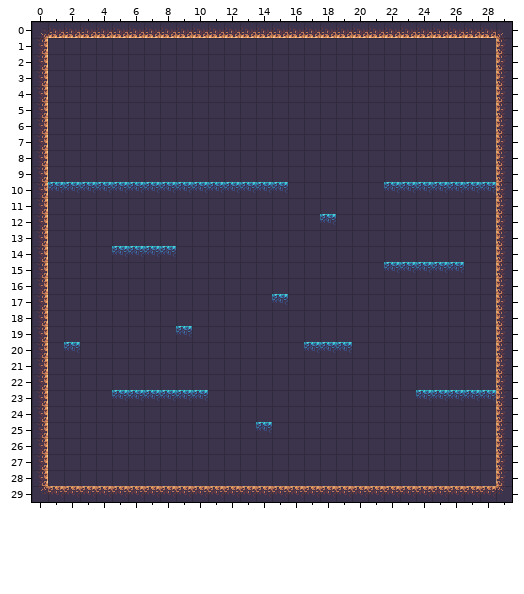
Tiled map (JSON), stored at src/assets/tilemaps/boss_testing.json. Above, as it was before the edit.
Cells are 16x16 px. Shown: x 0..29, y 0..29.
And afterwards:
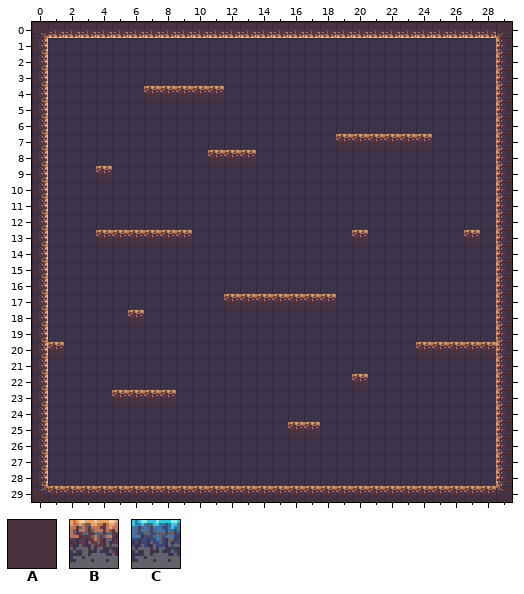
Key: from "boss_tiles": A 0, B 65, C 113.
_ is an empty cell.
Tiles of an added or newly shown layer are drawn over the layers below it.
From the commit log: Easy map changes and stolen background from max
Changes in this commit:
Layer "background platforms" (added):
The edit adds tile A in row 4 at x 7 to 11; in row 7 at x 19 to 24; in row 8 at x 11 to 13; in row 9 at x 4; in row 13 at x 4 to 9, 20 and 27; in row 17 at x 12 to 18.
The edit adds tile A in row 18 at x 6; in row 20 at x 1 and 24 to 28; in row 22 at x 20; in row 23 at x 5 to 8; in row 25 at x 16 to 17.
Layer "ground":
Tile C gives way to tile B in row 17 at x 15; in row 23 at x 5 to 8.
The edit adds tile B in row 4 at x 7 to 11; in row 7 at x 19 to 24; in row 8 at x 11 to 13; in row 9 at x 4; in row 13 at x 4 to 9, 20 and 27; in row 17 at x 12 to 14 and 16 to 18.
The edit adds tile B in row 18 at x 6; in row 20 at x 1 and 24 to 28; in row 22 at x 20; in row 25 at x 16 to 17.
The edit erases tile C in row 10 at x 1 to 15 and 22 to 28; in row 12 at x 18; in row 14 at x 5 to 8; in row 15 at x 22 to 26; in row 19 at x 9; in row 20 at x 2 and 17 to 19.
The edit erases tile C in row 23 at x 9 to 10 and 24 to 28; in row 25 at x 14.
